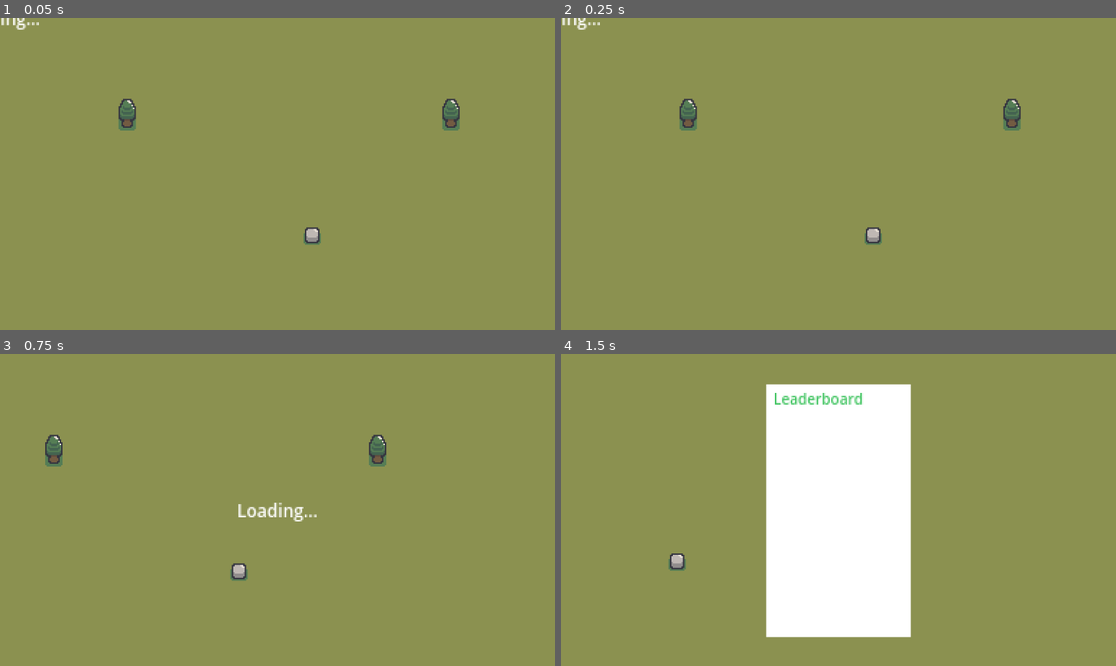
Above: before the commit, frames 1-4 (two rows, left to right).
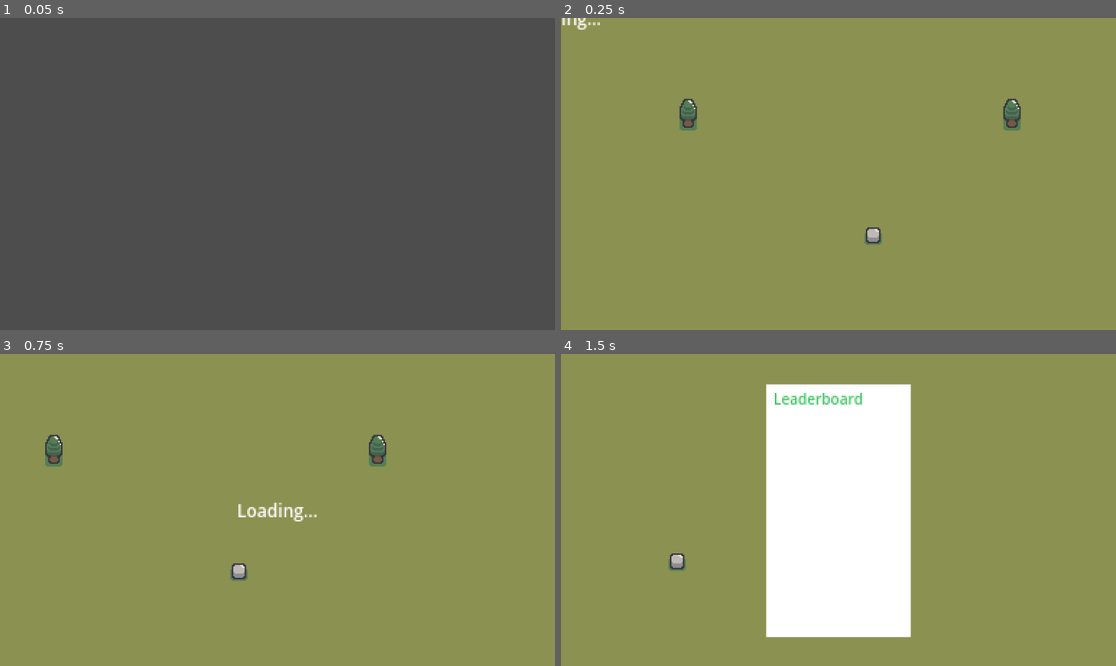
Above: after the commit, the same moments.

Repository: Sapiet1/GameProjects
Game: Godot game, scene res://main.tscn
The game is run twice, just before and just after one commit, with the same random seed, the same clock (stepped at 60 frames per second) and the same inputs. This scene is started directly instead of the project's main scene.
Inputs (mouse positions are in pixels of both pictures, inside the frame that each line leads up to):
- Up to frame 1 (0.05 s): no input
- Up to frame 2 (0.25 s): no input
- Up to frame 3 (0.75 s): tap Enter at 0.5 s; move the mouse to (399, 494) at 0.52 s; tap B at 0.6 s; click (399, 494) at 0.67 s
- Up to frame 4 (1.5 s): move the mouse to (727, 525) at 1.27 s; tap M at 1.35 s; click (727, 525) at 1.42 s

The runs differ from the first frame. In frame 1, 100% of the frame differs, in the area x 0-100%, y 0-100%; in frame 2, nothing differs; in frame 3, nothing differs; in frame 4, nothing differs.
Error in both runs: Invalid access to property or key '<null>' on a base object of type 'Nil'. (res://main.gd:43)

Commit message:
minor changes

Diff:
--- a/Conquest/globals.gd
+++ b/Conquest/globals.gd
@@ -1,6 +1,5 @@
 extends Node
 
-# var URL = "https://vangc24.pythonanywhere.com"
-var URL = "http://127.0.0.1:9001"
+var URL = "https://vangc24.pythonanywhere.com"
 var nonce
 var unique_id
--- a/Conquest/main.gd
+++ b/Conquest/main.gd
@@ -233,5 +233,8 @@
 
 
 func _on_turns_timer_timeout():
+	# Check if we are in mid-processing. If we are, `await` it. Remove the `await`s after.
+	# Do this for every single similar instance except for in `_ready` or for when
+	# we need side-effects to occur.
 	server_get_turns.request("%s/get_turns?nonce=%s&unique_id=%s"%[Globals.URL, Globals.nonce, Globals.unique_id])
 	await server_get_turns.request_completed
Not shown, changed: docs/conquest/Conquest.html
Not shown, changed: docs/conquest/Conquest.pck
